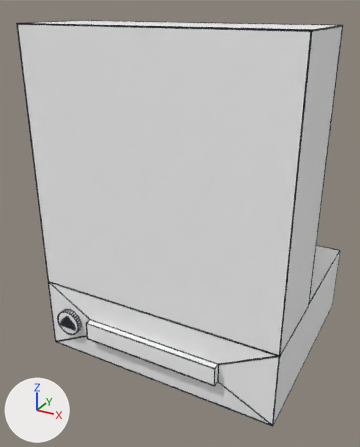
One commit to the glTF model src/assets/vhs_vcr_crt.glb: the scene before it, then after it.
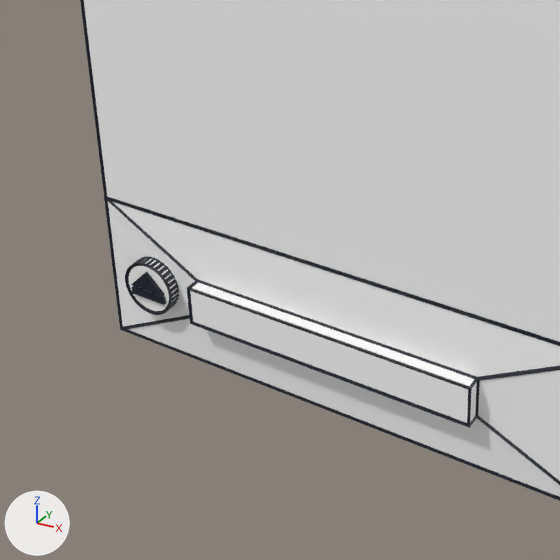
Old and new are each drawn whole from a 50 mm lens placed at (5.63, -9.54, 7.98), pointed at (-0.37, 1.37, 2.52) and again close up on the part from 0% to 71% of the width and 43% to 100% of the height. Lighting does not change. The marker at lower left points along +X, +Y and +Z. Where no turn or scale is listed for an object, it has been applied to the vertices. Vertices at the same position are counted once.

The first close-up shows 'BACK', 'CRT', 'VCR', 'VHS'.
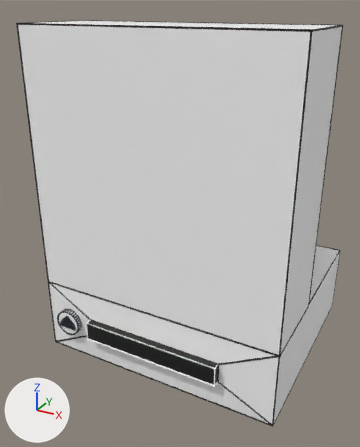
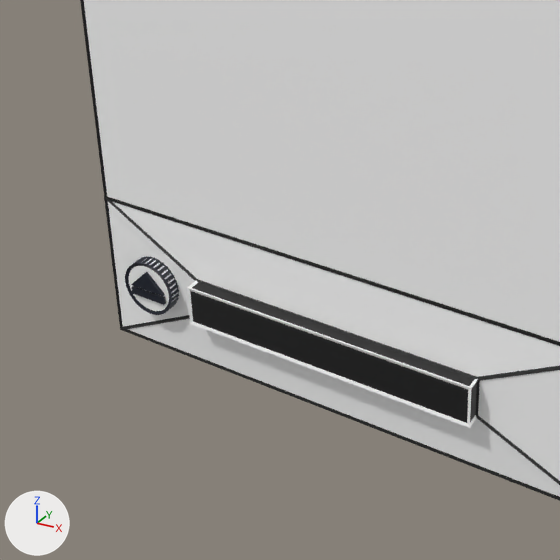
Changed parts and their boxes (x1, y1, x2, y2) in the close-ups (560 x 560 px):
part 1 of me_cube_003, recoloured (white to black)
    both: (190, 283, 477, 423)
part 2 of me_cube_003, recoloured
    both: (187, 281, 478, 428)

What changed in the scene script:
```text
Change me_cube_003:
    where me_cube_003.from_pydata(...)  # 524 vertices, 974 faces; spans x -1.89..1.89, y -1.05..1.05, z -0.28..0.28
    used by ob_vhs; location = (0.0, 0.0, 0.0)
    me_cube_003 part 1: all 174 faces that had it switch from mat_white (white #ffffff) to mat_gray (black #171717)
    me_cube_003 part 2: all 800 faces that had it switch from mat_gray (black #111827) to mat_white (white #ffffff)
```
